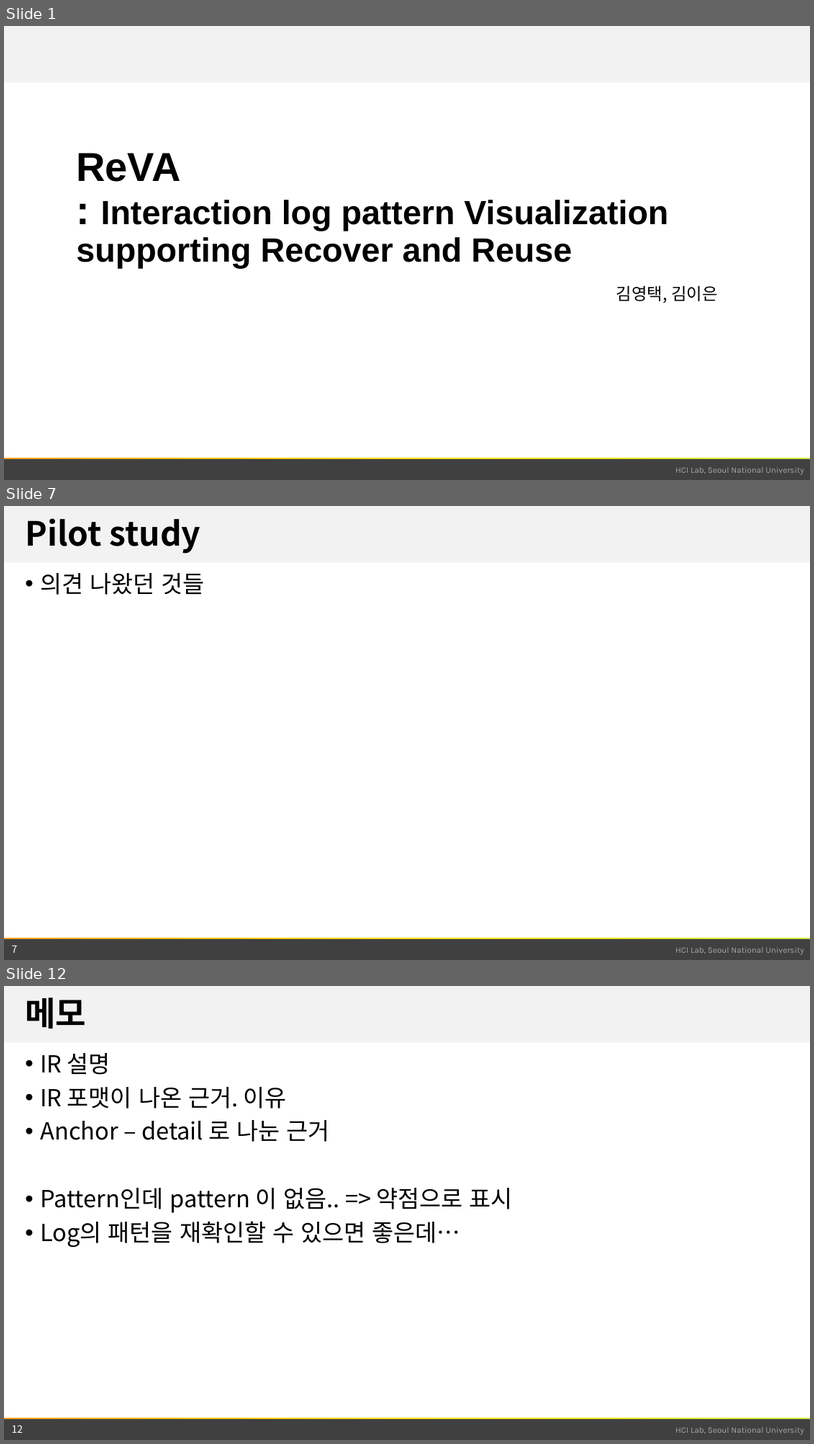
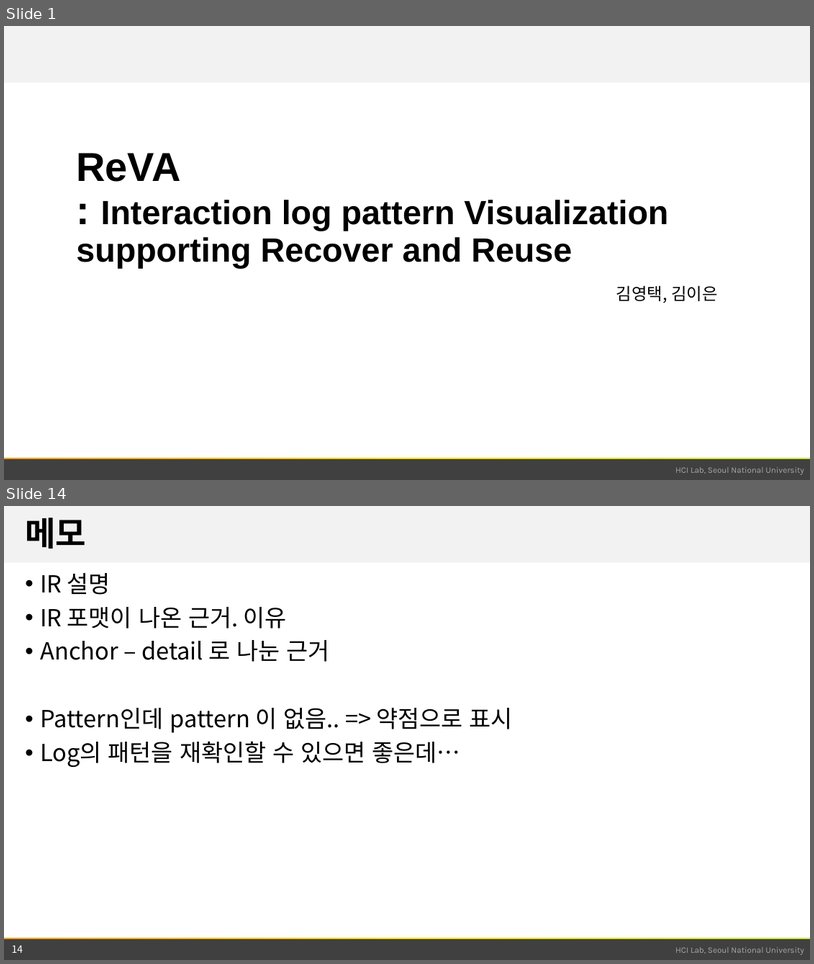
Before and after one commit to snu-infovis-2017/ReVA, a slide deck: term_project.pptx. Shown one above the other, each under a label of ours: slides 1, 7 and 12 before the commit, slides 1 and 14 after it; the slides between them are not shown. The pictures are 814x1444 and 814x964 pixels, drawn with LibreOffice and Linux fonts; fonts in the diff are those of the drawing; background and template pictures are left out. Boxes give left, top, right and bottom in pixels: in the first picture for what was removed or moved away, otherwise in the second. Text is boxed around its words. In the diff, an @@ line names an element or a change of style, - is before the commit and + after.

```diff
--- a/term_project.pptx
+++ b/term_project.pptx
@@ slide 7 removed at box(4, 506, 810, 960), background #FFFFFF; not listed: 4 template elements that a slide beside it also shows @@
@@ title removed at box(25, 518, 201, 554) @@
-Pilot study
@@ text removed at box(40, 573, 205, 595) @@
-• 의견 나왔던 것들
@@ page number removed at box(12, 944, 18, 952) @@
-7
@@ what was slide 12 is now slide 14 @@
@@ page number at box(12, 944, 23, 952): text changed @@
-12
+14
```
Also in this commit, not shown: 6 slides changed, 6 slides added, 3 other slides removed, 2 other files.
